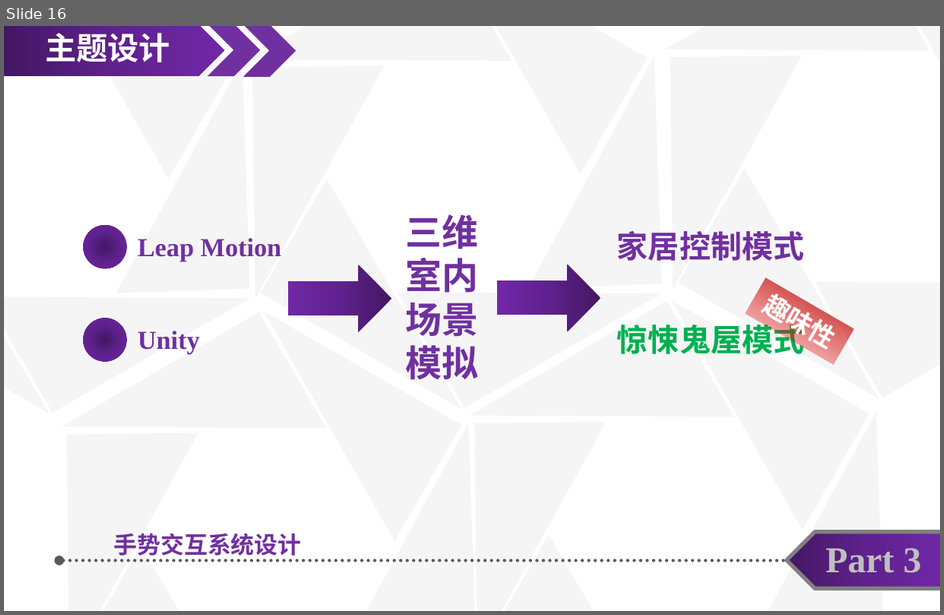
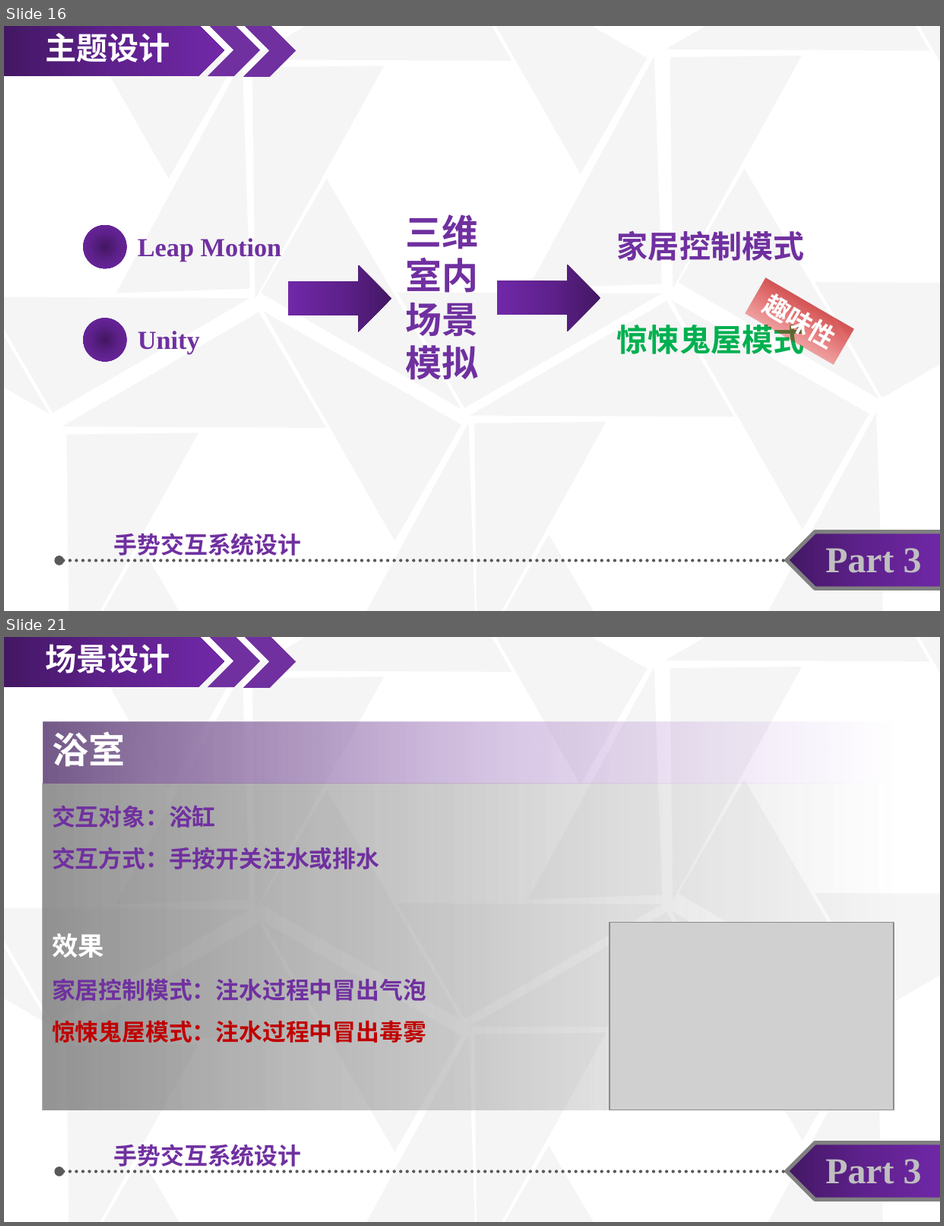
Before and after one commit to taixihuase/LeapMotion, a slide deck: Assets/Documents/毕业设计答辩.pptx. Shown one above the other, each under a label of ours: slide 16 before the commit, slides 16 and 21 after it; the slides between them are not shown. The pictures are 944x615 and 944x1226 pixels, drawn with LibreOffice and Linux fonts; fonts in the diff are those of the drawing; grey boxes stand for pictures. Boxes give left, top, right and bottom in pixels: in the first picture for what was removed or moved away, otherwise in the second. Text is boxed around its words. In the diff, an @@ line names an element or a change of style, - is before the commit and + after.

```diff
--- a/Assets/Documents/毕业设计答辩.pptx
+++ b/Assets/Documents/毕业设计答辩.pptx
@@ slide 21 added at (4,637,940,1222), background #FFFFFF @@
@@ group added at (4,637,940,1222): 29 right triangles @@
@@ pentagon arrow added at (4,637,224,688), fill gradient #431764 to #5F218E to #7128A8, 24 pt, text #FFFFFF, bold @@
+场景设计
@@ chevron added at (207,637,259,688), fill #7030A0 @@
@@ chevron added at (243,637,296,688), fill #7030A0 @@
@@ rectangle added at (44,722,895,783), fill gradient #755B89 to #A781C3 to #C699E7, 28 pt, text #FFFFFF, bold @@
+浴室
@@ rectangle added at (43,783,893,1110), fill gradient #717171 to #A1A1A1 to #BFBFBF @@
@@ text added at (52,805,427,1043), 18 pt, text #7030A0, bold @@
+交互对象：浴缸
+交互方式：手按开关注水或排水
+效果
+家居控制模式：注水过程中冒出气泡
+惊悚鬼屋模式：注水过程中冒出毒雾
@@ picture added at (610,923,895,1110) @@
@@ text added at (114,1144,301,1171), 18 pt, text #7030A0, bold @@
+手势交互系统设计
@@ pentagon arrow added at (787,1142,940,1199), fill gradient #431764 to #5F218E to #7128A8, outline #808080 3 pt, 28 pt, text #BFBFBF, bold @@
+Part 3
@@ double arrow added from (59, 1171) to (870, 1171), #595959 2.5 pt dashed @@
```
Also in this commit, not shown: 5 slides changed, 20 other slides added, 2 slides removed, 1 other file.
